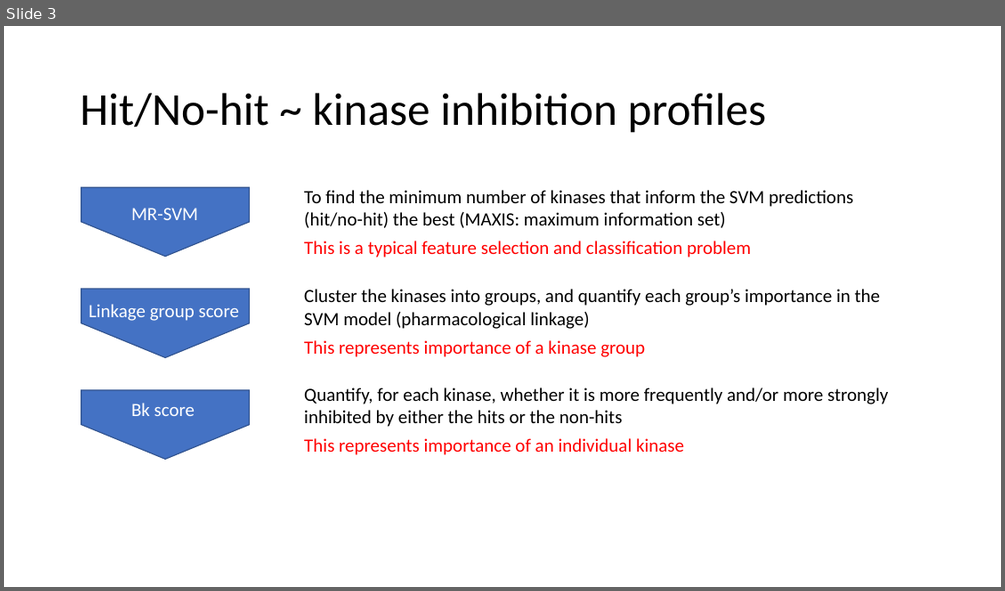
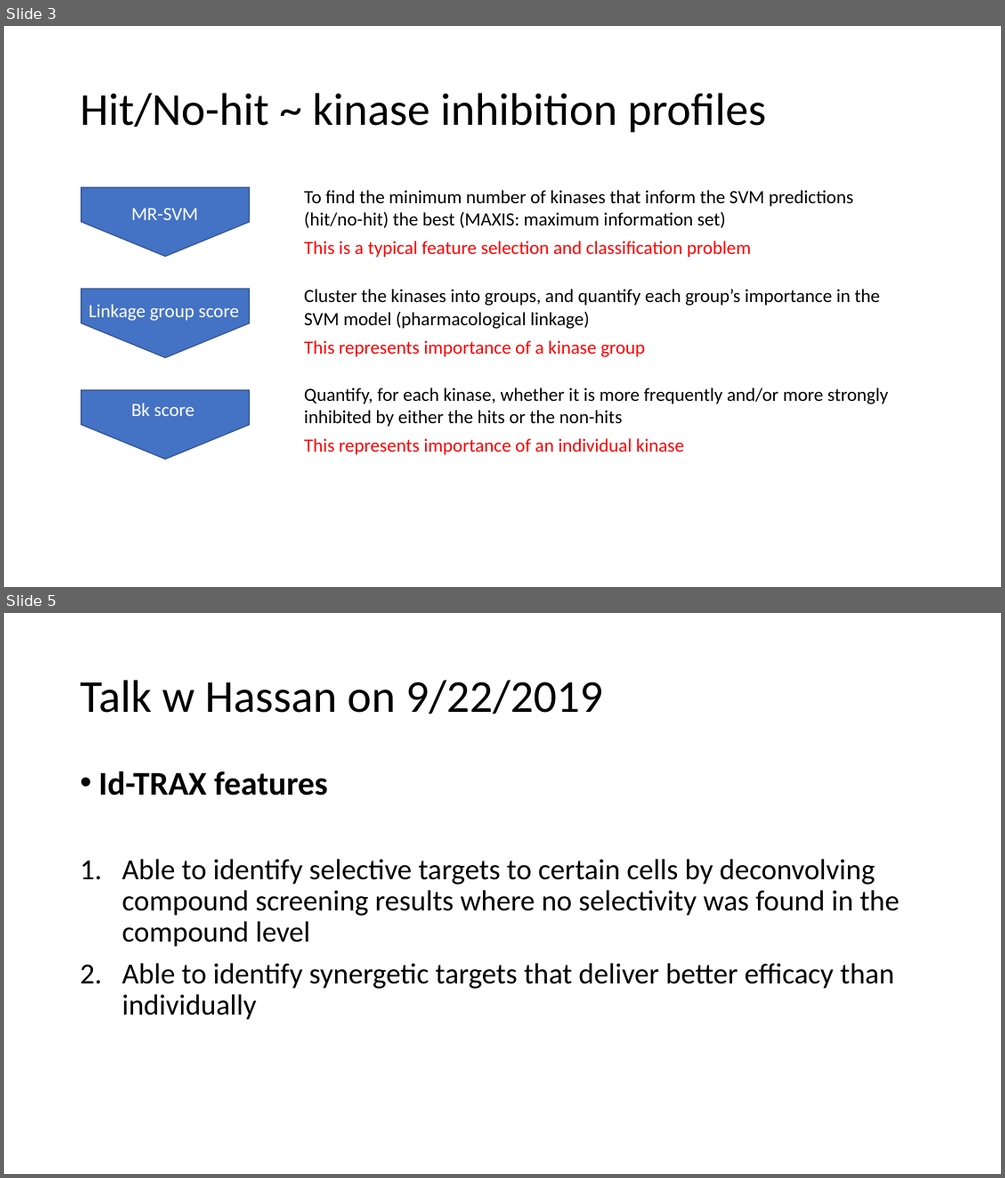
Before and after one commit to xulong82/idTRAX, a slide deck: idTRAX.pptx. Shown one above the other, each under a label of ours: slide 3 before the commit, slides 3 and 5 after it; the slides between them are not shown. The pictures are 1005x591 and 1005x1178 pixels, drawn with LibreOffice and Linux fonts; fonts in the diff are those of the drawing. Boxes give left, top, right and bottom in pixels: in the first picture for what was removed or moved away, otherwise in the second. Text is boxed around its words. In the diff, an @@ line names an element or a change of style, - is before the commit and + after.

Commit message:
Talk w Hassan
Hassan shared his recent grant doc

```diff
--- a/idTRAX.pptx
+++ b/idTRAX.pptx
@@ slide 5 added at (4, 613, 1001, 1174), background #FFFFFF @@
@@ title added at (80, 680, 603, 714), 44 pt, text #000000 @@
+Talk w Hassan on 9/22/2019
@@ text added at (98, 771, 899, 1020), 28 pt, text #000000 @@
+• Id-TRAX features
+1. Able to identify selective targets to certain cells by deconvolving compound screening results where no selectivity was found in the compound level
+2. Able to identify synergetic targets that deliver better efficacy than individually
```
Also in this commit, not shown: 1 slide changed, 2 other files.
